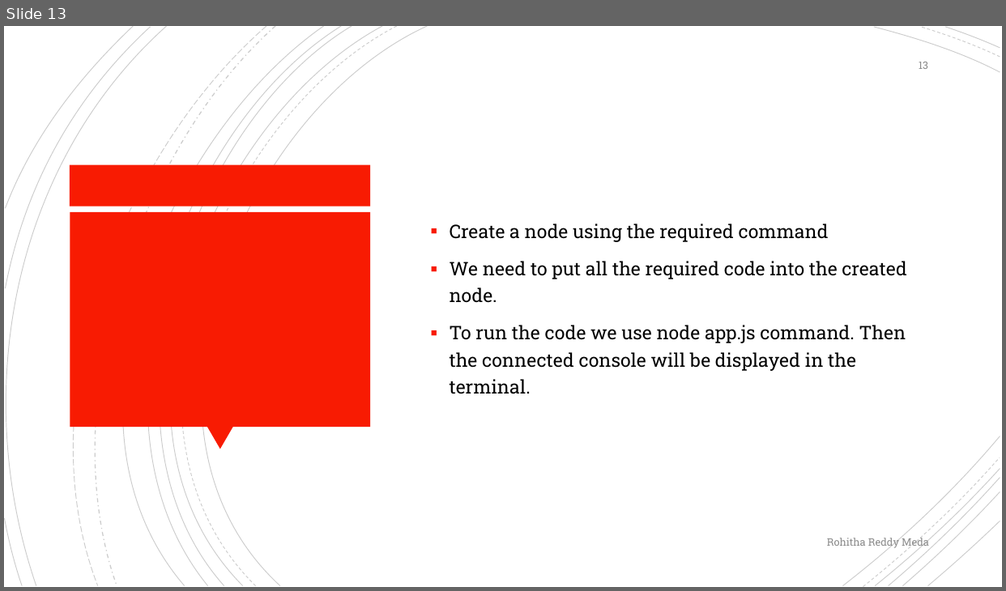
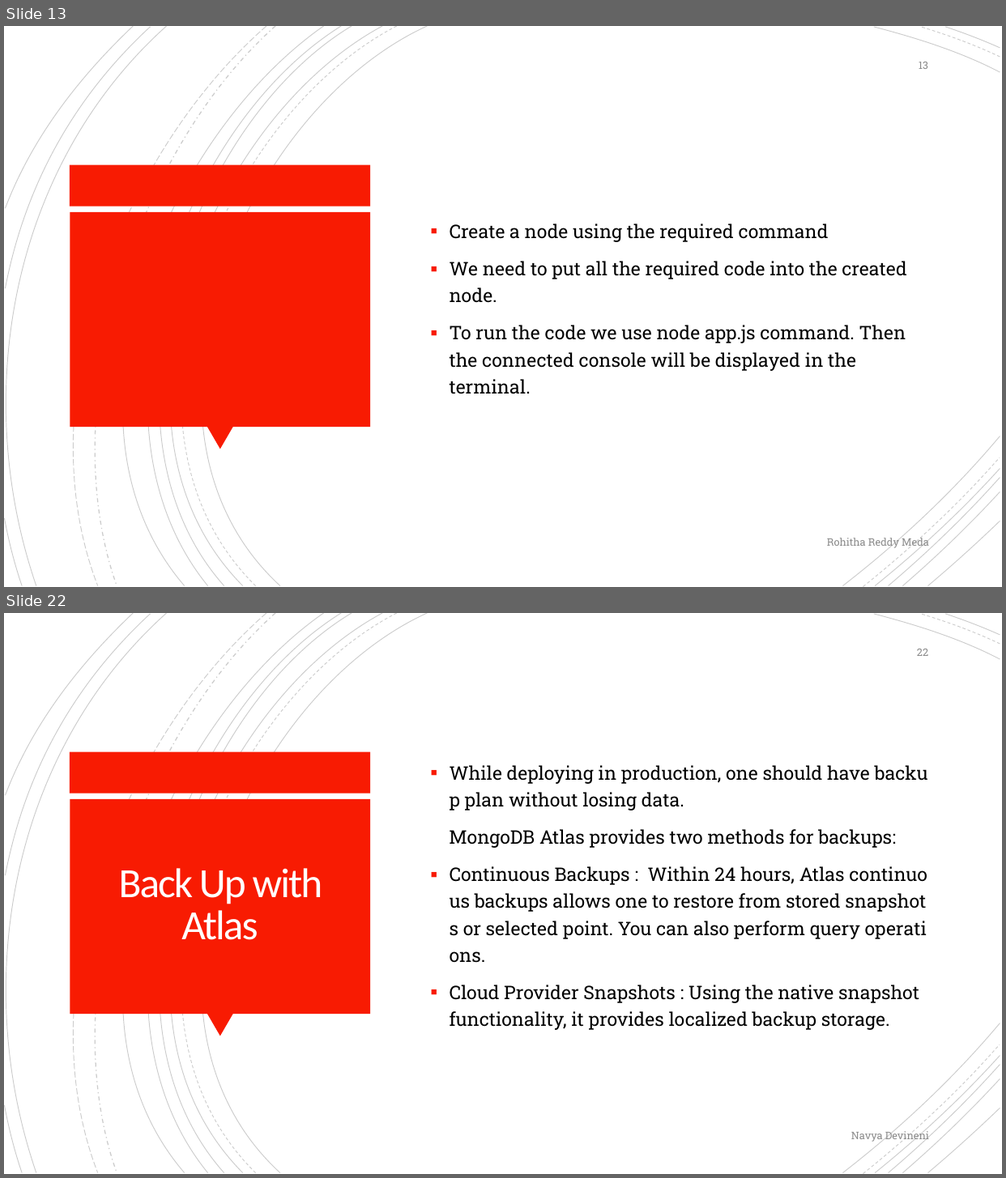
Before and after one commit to anshithavelagapudi/MongoDb-Project, a slide deck: MongoDB_with_Atlas.pptx. Shown one above the other, each under a label of ours: slide 13 before the commit, slides 13 and 22 after it; the slides between them are not shown. The pictures are 1006x591 and 1006x1178 pixels, drawn with LibreOffice and Linux fonts; fonts in the diff are those of the drawing. Boxes give left, top, right and bottom in pixels: in the first picture for what was removed or moved away, otherwise in the second. Text is boxed around its words. In the diff, an @@ line names an element or a change of style, - is before the commit and + after.

```diff
--- a/MongoDB_with_Atlas.pptx
+++ b/MongoDB_with_Atlas.pptx
@@ slide 22 added at (4,613,1002,1174), background #FFFFFF; not listed: 24 template elements that a slide beside it also shows @@
@@ page number added at (917,649,928,656), 10 pt, text #8C8C8C @@
+22
@@ text added at (449,765,919,1030), 18 pt, text #000000 @@
+▪ While deploying in production, one should have backup plan without losing data.
+MongoDB Atlas provides two methods for backups:
+▪ Continuous Backups : Within 24 hours, Atlas continuous backups allows one to restore from stored snapshots or selected point. You can also perform query operations.
+▪ Cloud Provider Snapshots : Using the native snapshot functionality, it provides localized backup storage.
@@ title added at (119,868,323,940), 40 pt, text #FFFFFF @@
+Back Up with Atlas
@@ text added at (851,1130,929,1143), 10 pt, text #8C8C8C @@
+Navya Devineni
```
Also in this commit, not shown: 8 slides changed, 10 other slides added.
